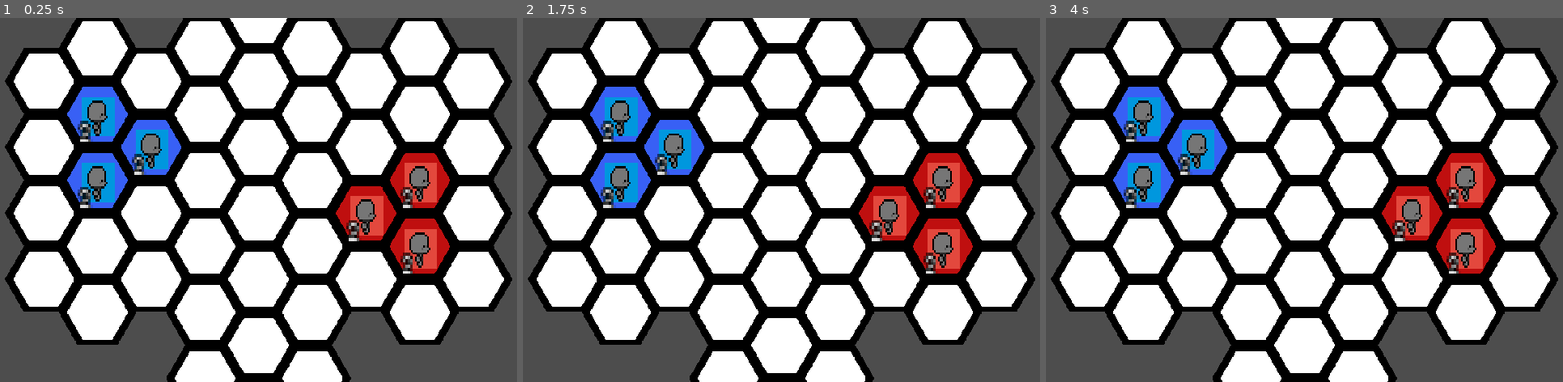
Above: before the commit, frames 1-3 (left to right).
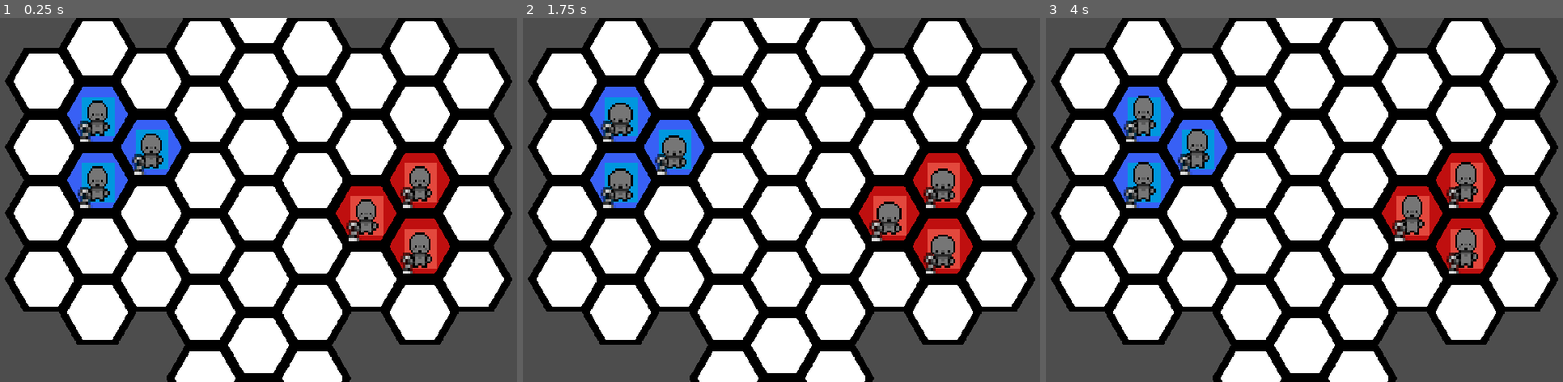
Above: after the commit, the same moments.

Repository: DubiousDuck/Manny-Takes-on-Upper-Management
Game: Godot game, scene res://stages/demo_field.tscn
Two runs of this game, one before a commit and one after it. Both use one fixed random seed, a clock stepped at 60 frames per second and the inputs below.
Inputs (mouse positions are in pixels of both pictures, inside the frame that each line leads up to):
- Up to frame 1 (0.25 s): no input
- Up to frame 2 (1.75 s): tap Enter at 0.5 s; move the mouse to (672, 152) at 0.52 s; click (672, 152) at 0.67 s; move the mouse to (621, 185) at 1.27 s; click (621, 185) at 1.42 s
- Up to frame 3 (4 s): move the mouse to (1144, 119) at 2.02 s; click (1144, 119) at 2.17 s; move the mouse to (1413, 218) at 2.77 s; click (1413, 218) at 2.92 s; tap Space at 3.5 s; move the mouse to (1464, 185) at 3.52 s; click (1464, 185) at 3.67 s

The runs differ from the first frame. In frame 1, 0.9% of the frame differs, in the area x 16-84%, y 24-69%; in frame 2, 1.5%; in frame 3, 1.6%, in the area x 16-84%, y 21-69%.

Commit message:
animations start

Diff:
--- a/unit/UnitContainer.gd
+++ b/unit/UnitContainer.gd
@@ -92,6 +92,8 @@
 
 	#execute action according to the cell chosen
 	var action_type := find_action(clicked_cell)
+
+	print("# ENEMY USED: " + str(action_type) + " (UnitContainer.gd)")
 
 	if action_type == Unit.Action.NONE:
 		deselect_current_unit()
--- a/unit/UnitGroupController.gd
+++ b/unit/UnitGroupController.gd
@@ -39,6 +39,7 @@
 		print("enemy's turn")
 
 func _on_attack_used(attack: SkillInfo, attacker: Unit, targets: Array[Vector2i]):
+	print("# PLAYER USED: " + str(attack.name) + " (UnitGroupController.gd)")
 	#get all target units
 	var affected_units: Array[Unit] = []
 	for unit in all_units:
@@ -49,8 +50,9 @@
 		match effect.x: #Skill effect translator
 			SkillInfo.EffectType.DAMAGE:
 				affected_units.map(
-					func(unit):
+					func(unit : Unit):
 						unit.health -= effect.y*attacker.attack_power
+						unit.animation_state("hurt")
 				)
 
 			SkillInfo.EffectType.KNOCKBACK:
@@ -58,7 +60,7 @@
 				move_tween.set_ease(Tween.EASE_OUT)
 				move_tween.set_trans(Tween.TRANS_CUBIC)
 				affected_units.map(
-					func(unit): #NOTICE: Use global position directly here since hex grid coords is less intuitive
+					func(unit : Unit): #NOTICE: Use global position directly here since hex grid coords is less intuitive
 						#calculate the direction of knockback
 						var dir: Vector2 = unit.global_position - attacker.global_position
 						#apply the direction by strength of knockback
@@ -69,6 +71,7 @@
 							new_location,
 							0.5
 						)
+						unit.animation_state("hurt")
 						#Snap the unit to the cell if necessary (no need now)
 						#TODO: fix so that unit won't land on nothing
 				)
@@ -90,9 +93,10 @@
 						var v_offset: int = -30
 						var a = get_tree().create_tween().set_parallel().set_ease(Tween.EASE_IN_OUT).set_trans(Tween.TRANS_QUINT)
 						affected_units.map(
-							func(unit): #TODO: Handle holding multiple units properly
+							func(unit : Unit): #TODO: Handle holding multiple units properly
 								a.tween_property(unit, 'global_position', attacker.global_position + Vector2(0, v_offset), 0.3)
 								unit.cell = attacker.cell
+								unit.animation_state("thrown")
 						)
 						await a.finished
 						attacker.unit_held.append_array(affected_units)
@@ -103,6 +107,7 @@
 						var a = get_tree().create_tween().set_ease(Tween.EASE_OUT).set_trans(Tween.TRANS_QUINT)
 						a.tween_property(projectile, "global_position", affected_units.front().global_position, 0.3)
 						await a.finished
+						projectile.animation_state("side_idle")
 						projectile.cell = HexNavi.global_to_cell(projectile.global_position)
 					_:
 						print("nothing to displace yet")
@@ -111,7 +116,8 @@
 				print("nothing happens yet")
 
 		_on_update_cell_status()
-	affected_units.map(func(unit): unit.check_if_dead())
+	# print("# AFFECTED UNITS: " + str(affected_units) + " (UnitGroupController.gd)")
+	affected_units.map(func(unit : Unit): unit.check_if_dead()) # TODO: rare bug here? trying to call on already freed node
 
 func _on_update_cell_status(): #scan all units and update cell color accordingly
 	all_units = []
--- a/unit/unit.gd
+++ b/unit/unit.gd
@@ -39,12 +39,26 @@
 	)
 
 func init():
+	animation_state("front_idle")
 	cell = HexNavi.global_to_cell(global_position)
 	global_position = HexNavi.cell_to_global(cell)
 	actions_avail.assign(all_actions)
 	toggle_skill_ui(false)
 
 func move_along_path(full_path : Array[Vector2i]):
+	var start_pos = full_path[0]
+	var end_pos = full_path[-1]
+	var diff = end_pos - start_pos
+	print(diff)
+
+	if diff.x == 0:
+		animation_state("front_walk")
+	elif diff.x > 0:
+		$Sprite2D.flip_h = false
+		animation_state("side_walk")
+	else:
+		$Sprite2D.flip_h = true
+		animation_state("side_walk")
 	var move_tween = get_tree().create_tween()
 	move_tween.set_ease(Tween.EASE_OUT)
 	move_tween.set_trans(Tween.TRANS_CUBIC)
@@ -65,11 +79,21 @@
 	)
 	EventBus.emit_signal("update_cell_status")
 	movement_complete.emit()
+	if diff.x == 0:
+		animation_state("front_idle")
+	else:
+		animation_state("side_idle")
 
 func take_action(skill: SkillInfo): #where animations are handled
 	actions_avail.erase(Action.ATTACK)
-	#animation
-	pass
+	#print("# ANIMATION STARTED: " + skill.name + " (unit.gd)")
+	match skill.name:
+		"Normal Melee Attack":
+			animation_state("punch")
+		"Normal Ranged Attack":
+			animation_state("shoot")
+	await $AnimationPlayer.animation_finished
+	animation_state("side_idle")
 
 func highlight_emit():
 	var all_neighbors = HexNavi.get_all_neighbors_in_range(cell, movement_range)
@@ -101,3 +125,10 @@
 		skills.append(throw_skill)
 	else:
 		skills.erase(throw_skill)
+
+##
+
+func animation_state(animation : String):
+	$Sprite2D.hframes = 4
+	print("# NEW ANIMATION: " + animation + " (unit.gd)")
+	$AnimationPlayer.play(animation)
--- a/unit/unit.tscn
+++ b/unit/unit.tscn
@@ -322,6 +322,8 @@
 
 [sub_resource type="Animation" id="Animation_ddsa6"]
 resource_name = "thrown"
+length = 0.1
+loop_mode = 1
 tracks/0/type = "value"
 tracks/0/imported = false
 tracks/0/enabled = true
@@ -386,6 +388,8 @@
 shape = SubResource("RectangleShape2D_7kobe")
 
 [node name="SkillSelect" parent="." node_paths=PackedStringArray("unit") instance=ExtResource("4_j4em8")]
+z_index = 99
+z_as_relative = false
 anchors_preset = 8
 anchor_left = 0.5
 anchor_top = 0.5
@@ -408,6 +412,7 @@
 libraries = {
 "": SubResource("AnimationLibrary_m0vpr")
 }
+autoplay = "RESET"
 
 [node name="Health" type="Label" parent="."]
 anchors_preset = 8
--- a/unit/unit_ui/skill_select.gd
+++ b/unit/unit_ui/skill_select.gd
@@ -33,7 +33,7 @@
 	for button in buttons:
 		if button.button_pressed:
 			#do something
-			print(button.skill.name)
+			print("# SKILL CHOSEN: " + button.skill.name + " (skill_select.gd)")
 			EventBus.emit_signal("skill_chosen", button.skill)
 			button.button_pressed = false
 			return
